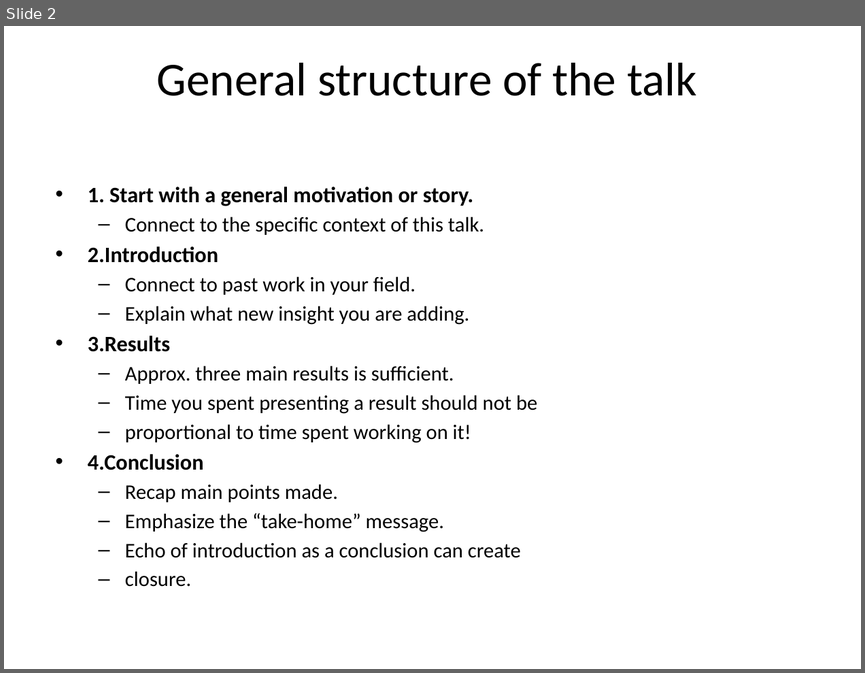
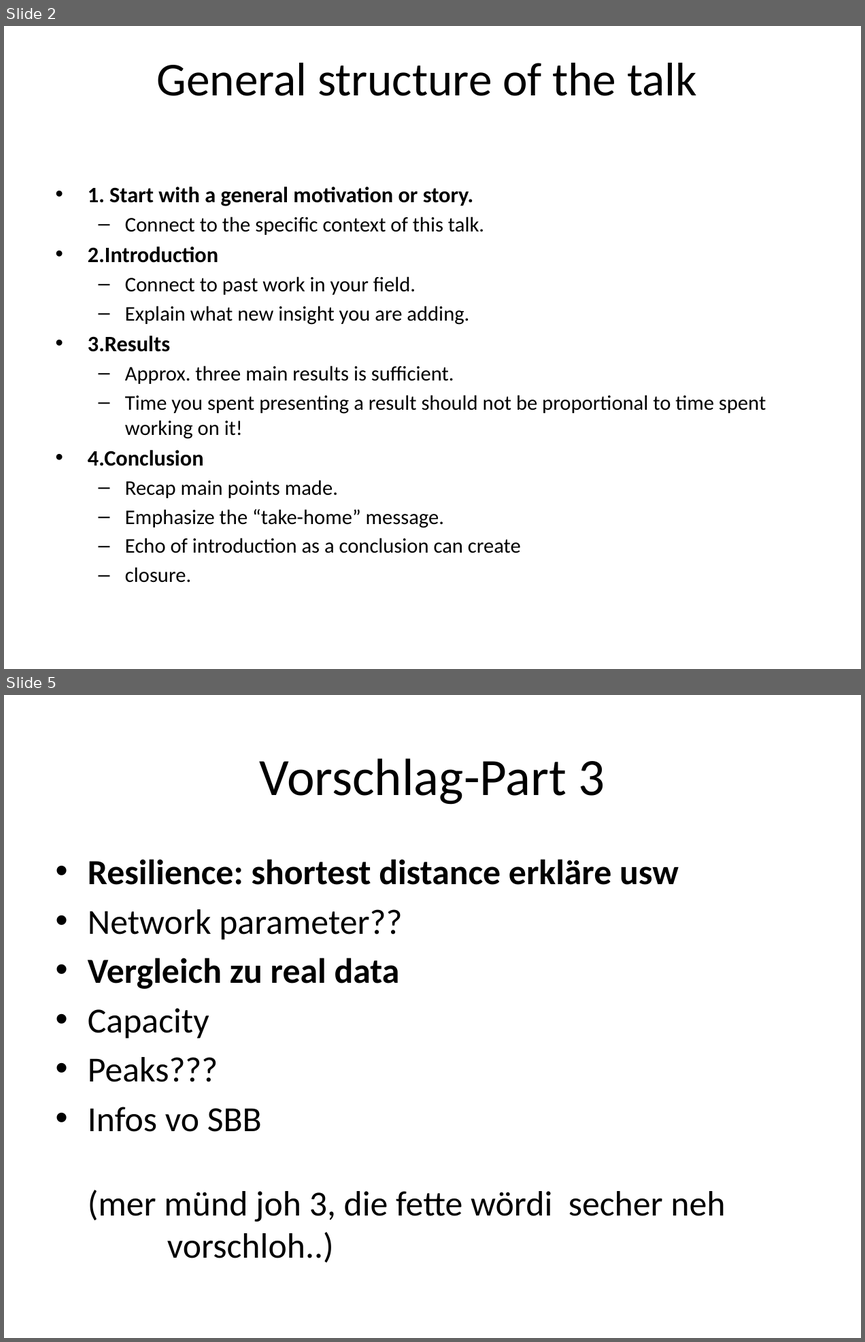
Before and after one commit to EleSwag/Elias-und-Mario, a slide deck: presentation/Test.pptx. Shown one above the other, each under a label of ours: slide 2 before the commit, slides 2 and 5 after it; the slides between them are not shown. The pictures are 865x673 and 865x1342 pixels, drawn with LibreOffice and Linux fonts; fonts in the diff are those of the drawing. Boxes give left, top, right and bottom in pixels: in the first picture for what was removed or moved away, otherwise in the second. Text is boxed around its words. In the diff, an @@ line names an element or a change of style, - is before the commit and + after.

```diff
--- a/presentation/Test.pptx
+++ b/presentation/Test.pptx
@@ slide 5 added at bbox=[4, 695, 861, 1338], background #FFFFFF @@
@@ title added at bbox=[260, 758, 604, 804], 44 pt, text #000000 @@
+Vorschlag-Part 3
@@ text added at bbox=[88, 859, 725, 1262], 29.6 pt, text #000000 @@
+• Resilience: shortest distance erkläre usw
+• Network parameter??
+• Vergleich zu real data
+• Capacity
+• Peaks???
+• Infos vo SBB
+  (mer münd joh 3, die fette wördi secher neh vorschloh..)
@@ slide 2 changed as well @@
@@ text at bbox=[125, 395, 766, 439]: text changed @@
-  – Time you spent presenting a result should not be
-  – proportional to time spent working on it!
+  – Time you spent presenting a result should not be proportional to time spent working on it!
```
Also in this commit, not shown: 5 other slides added, 1 slide removed.
